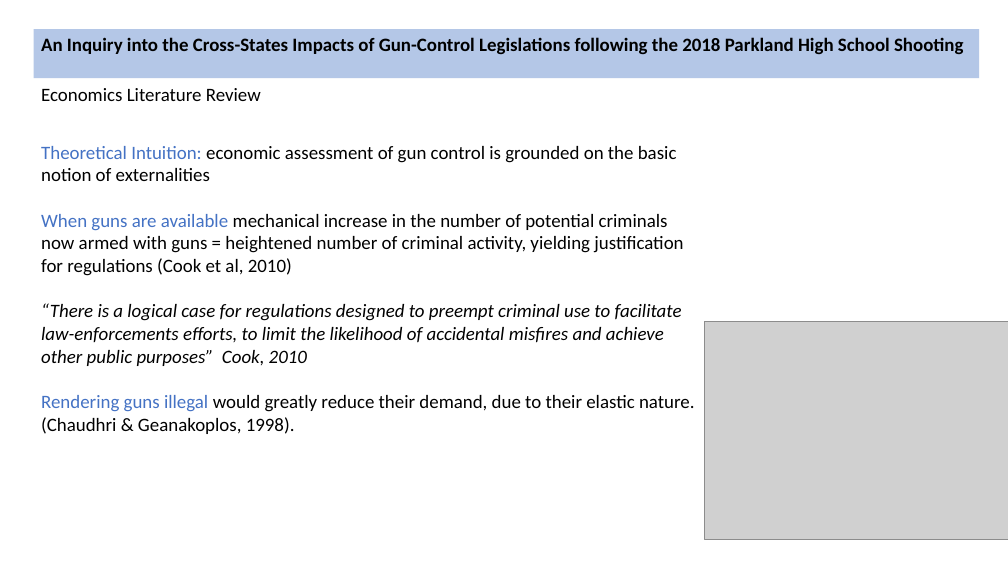
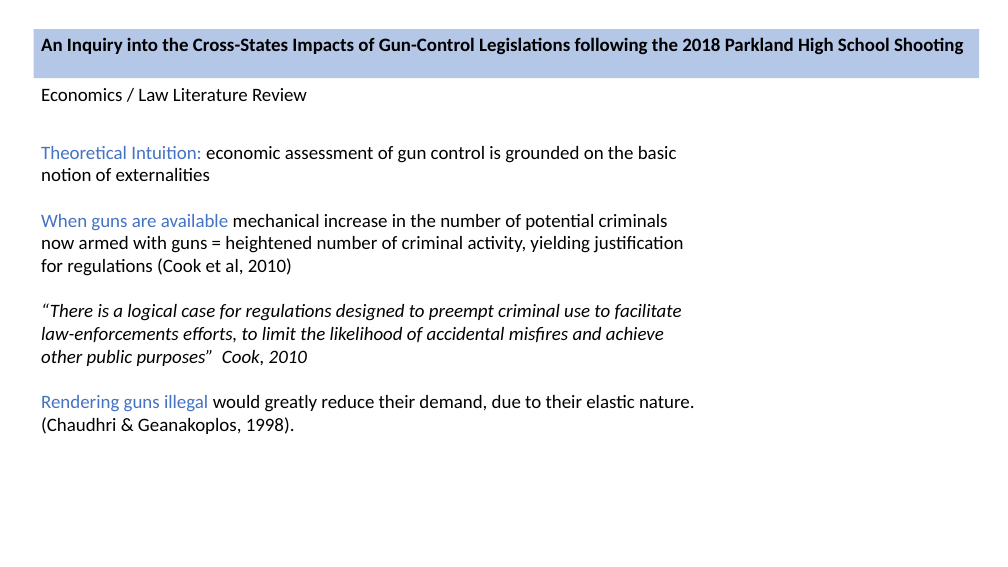
Before and after one commit to Arthur-Langlois/seminar, a slide deck: slide 6 of slides/slides 2.pptx (slide 5 before the commit). Drawn at 1008x567 pixels with LibreOffice and Linux fonts; fonts in the diff are those of the drawing; grey boxes stand for pictures. Boxes give left, top, right and bottom in pixels: in the first picture for what was removed or moved away, otherwise in the second. Text is boxed around its words. In the diff, an @@ line names an element or a change of style, - is before the commit and + after.

```diff
--- a/slides/slides 2.pptx
+++ b/slides/slides 2.pptx
@@ text at bbox=[41, 88, 307, 101]: text changed @@
-Economics Literature Review
+Economics / Law Literature Review
@@ picture removed at bbox=[705, 321, 1008, 540] @@
```
Also in this commit, not shown: 4 other slides changed, 1 slide added, 10 other files.
